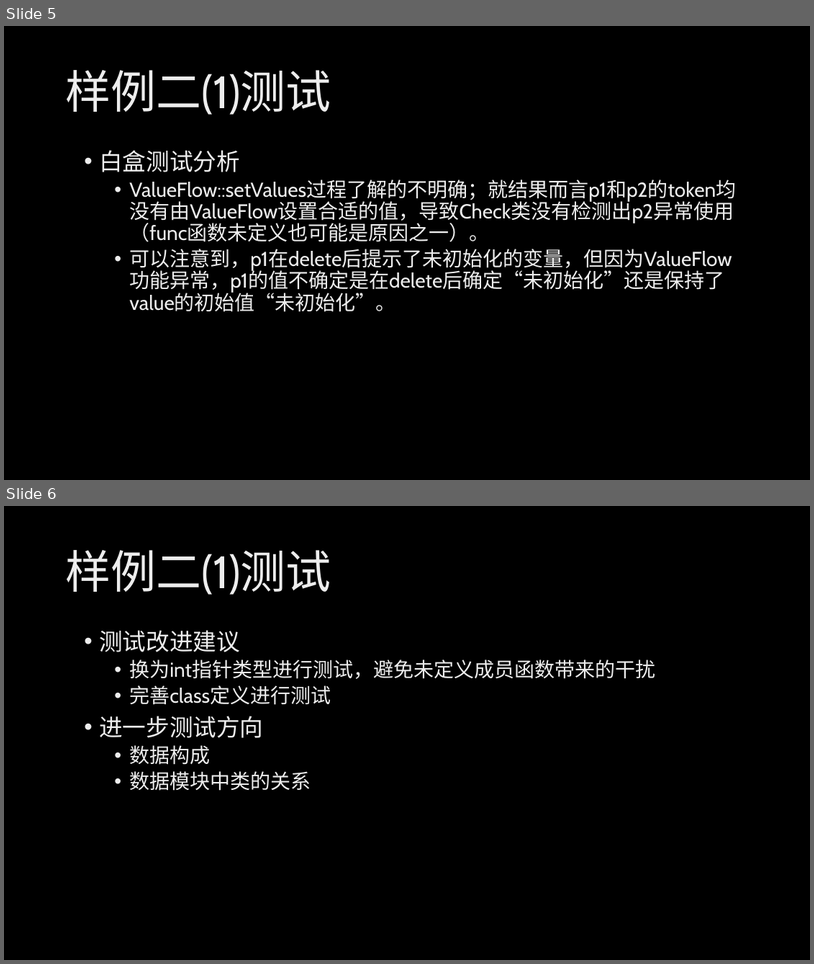
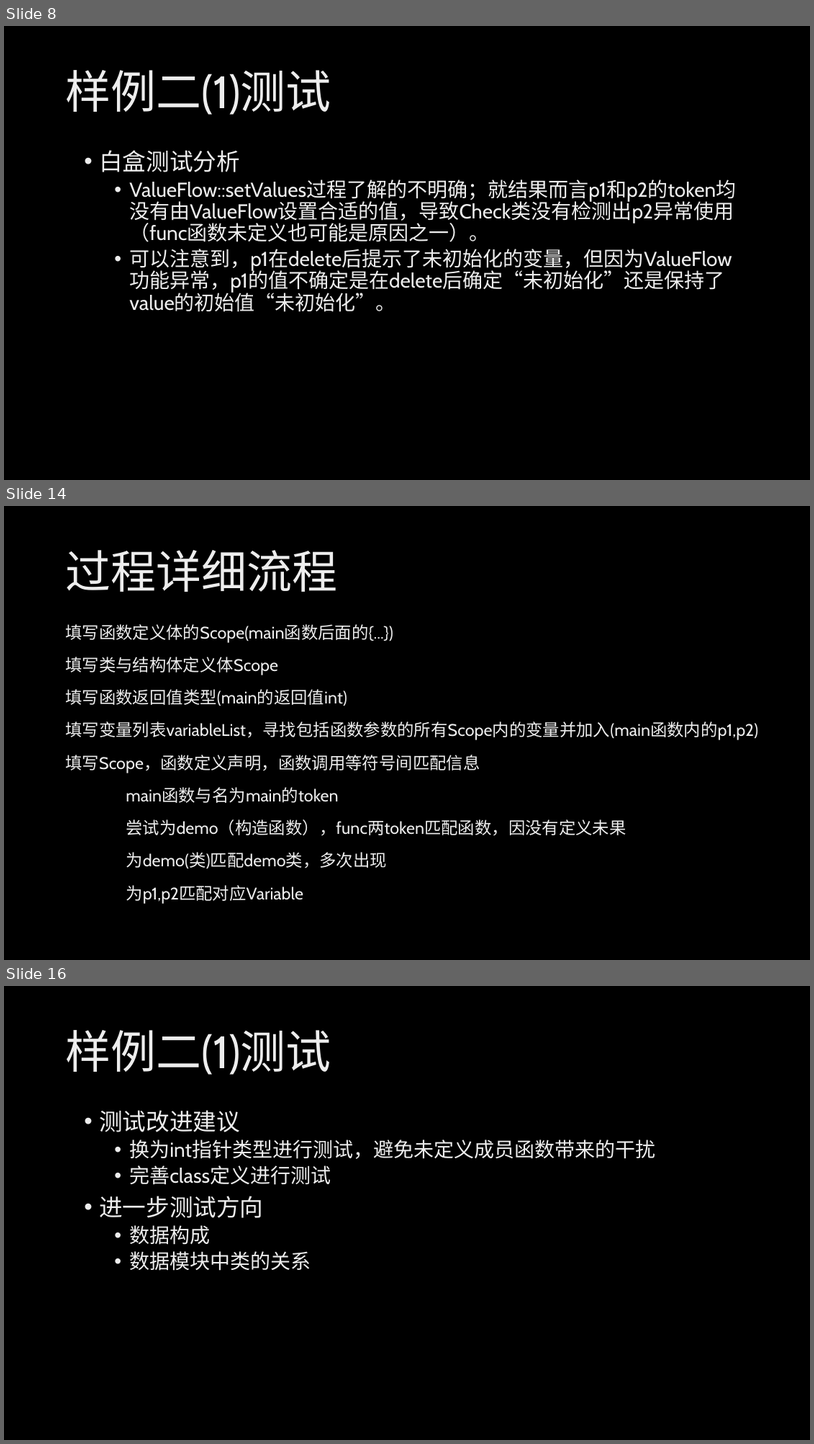
Before and after one commit to HSCppcheck/Cppcheck, a slide deck: 汇报/第四、五周工作汇报.pptx. Shown one above the other, each under a label of ours: slides 5 and 6 before the commit, slides 8, 14 and 16 after it; the slides between them are not shown. The pictures are 814x964 and 814x1444 pixels, drawn with LibreOffice and Linux fonts; fonts in the diff are those of the drawing; background and template pictures are left out. Boxes give left, top, right and bottom in pixels: in the first picture for what was removed or moved away, otherwise in the second. Text is boxed around its words. In the diff, an @@ line names an element or a change of style, - is before the commit and + after.

```diff
--- a/汇报/第四、五周工作汇报.pptx
+++ b/汇报/第四、五周工作汇报.pptx
@@ slide 14 added at box(4, 506, 810, 960), background picture (left out) @@
@@ title added at box(65, 550, 337, 592), 54 pt, text gradient #BFBFBF to #EDEDED to #FFFFFF @@
+过程详细流程
@@ text added at box(65, 624, 759, 903), 20 pt, text gradient #BFBFBF to #EDEDED to #FFFFFF @@
+填写函数定义体的Scope(main函数后面的{...})
+填写类与结构体定义体Scope
+填写函数返回值类型(main的返回值int)
+填写变量列表variableList，寻找包括函数参数的所有Scope内的变量并加入(main函数内的p1,p2)
+填写Scope，函数定义声明，函数调用等符号间匹配信息
+main函数与名为main的token
+尝试为demo（构造函数），func两token匹配函数，因没有定义未果
+为demo(类)匹配demo类，多次出现
+为p1,p2匹配对应Variable
@@ what was slide 5 is now slide 8 @@
@@ what was slide 6 is now slide 16 @@
```
Also in this commit, not shown: 9 other slides added.
